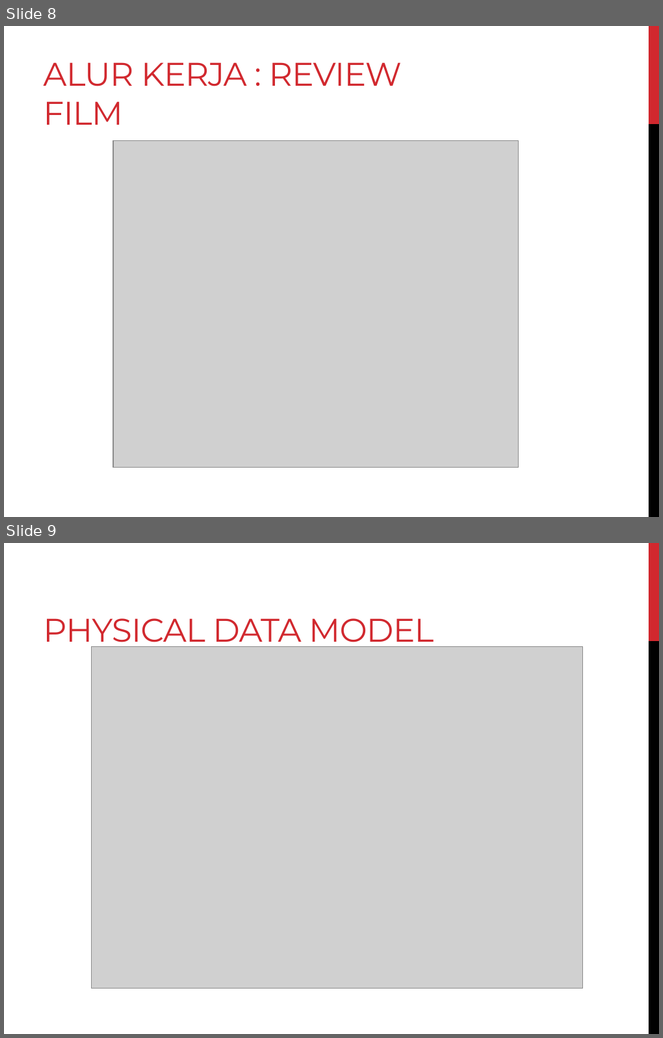
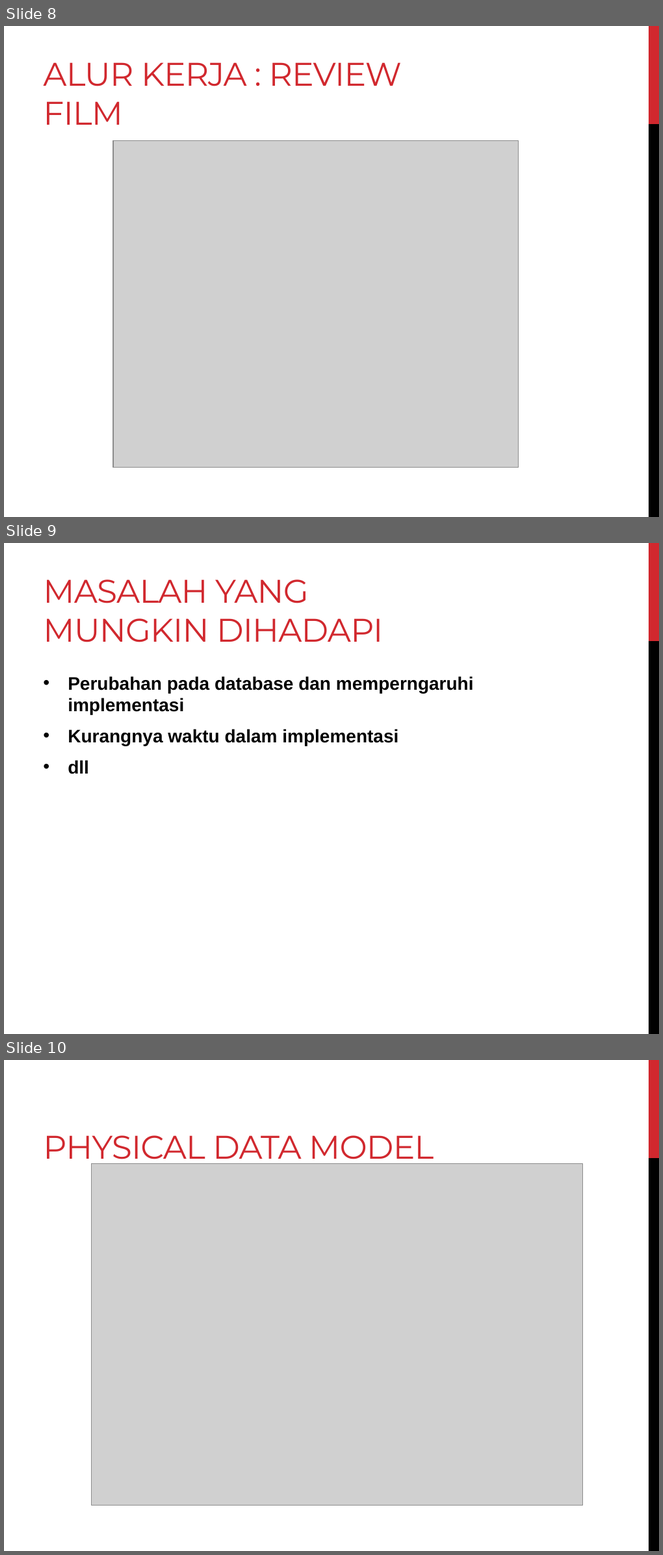
Before and after one commit to afdhalbasith/RentMovie, a slide deck: Dokumen/Sistem Informasi.pptx. Shown one above the other, each under a label of ours: slides 8 and 9 before the commit, slides 8, 9 and 10 after it. The pictures are 663x1038 and 663x1555 pixels, drawn with LibreOffice and Linux fonts; fonts in the diff are those of the drawing; grey boxes stand for pictures. Boxes give left, top, right and bottom in pixels: in the first picture for what was removed or moved away, otherwise in the second. Text is boxed around its words. In the diff, an @@ line names an element or a change of style, - is before the commit and + after.

```diff
--- a/Dokumen/Sistem Informasi.pptx
+++ b/Dokumen/Sistem Informasi.pptx
@@ slide 9 added at [4, 543, 659, 1034], background #FFFFFF; not listed: 2 template elements that a slide beside it also shows @@
@@ title added at [43, 579, 383, 642], 36 pt, text #D1282E @@
+MASALAH YANG MUNGKIN DIHADAPI
@@ text added at [68, 676, 474, 774], 20 pt, text #000000, bold @@
+• Perubahan pada database dan memperngaruhi implementasi
+• Kurangnya waktu dalam implementasi
+• dll
@@ what was slide 9 is now slide 10 @@
```
Also in this commit, not shown: 1 other slide added, 52 other files.
